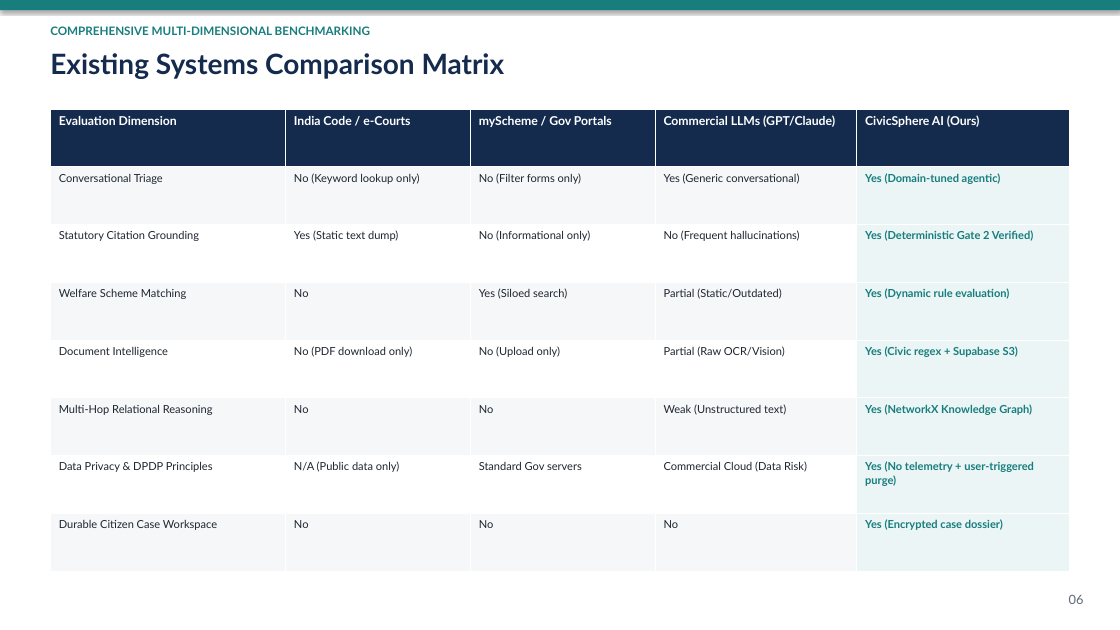
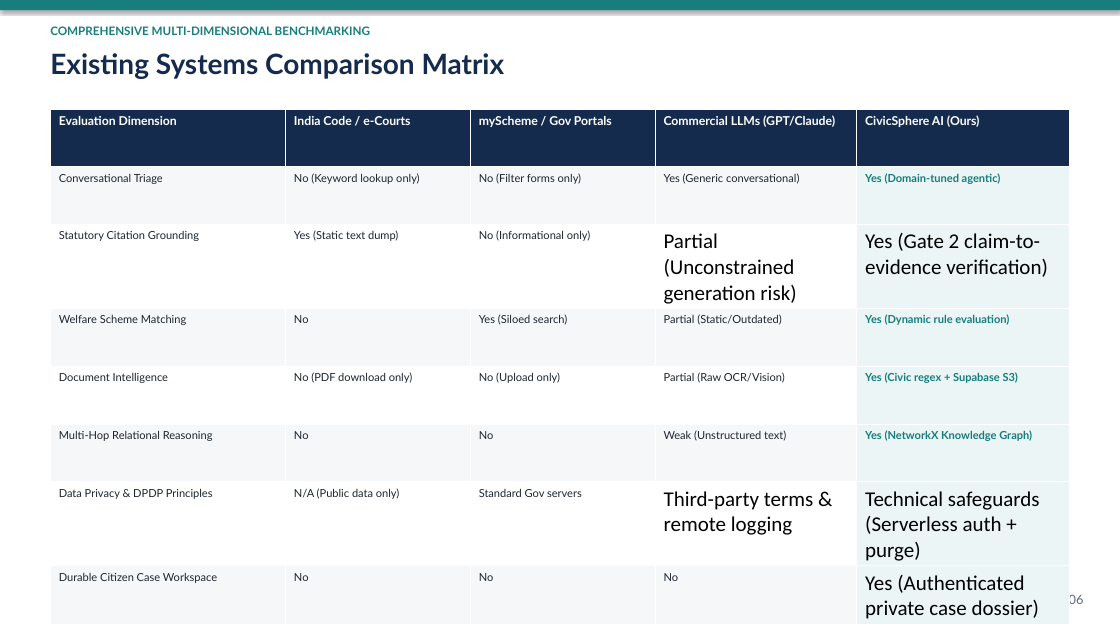
Before and after one commit to DEVANSHSAVLA/Finalyear_MajorProject, a slide deck: slide 6 of docs/review-2-submission/CivicSphere_AI_Review_2_Presentation.pptx. Drawn at 1120x630 pixels with LibreOffice and Linux fonts; fonts in the diff are those of the drawing. Boxes give left, top, right and bottom in pixels: in the first picture for what was removed or moved away, otherwise in the second. Text is boxed around its words. In the diff, an @@ line names an element or a change of style, - is before the commit and + after.

Commit message:
docs(review-2): synchronize report, presentation, manifest, and test evidence for submission sign-off

```diff
--- a/docs/review-2-submission/CivicSphere_AI_Review_2_Presentation.pptx
+++ b/docs/review-2-submission/CivicSphere_AI_Review_2_Presentation.pptx
@@ table at bbox=[50, 109, 1070, 623] @@
-row 3, column 4: No (Frequent hallucinations)
+row 3, column 4: Partial (Unconstrained generation risk)
-row 3, column 5: Yes (Deterministic Gate 2 Verified)
+row 3, column 5: Yes (Gate 2 claim-to-evidence verification)
-row 7, column 4: Commercial Cloud (Data Risk)
+row 7, column 4: Third-party terms & remote logging
-row 7, column 5: Yes (No telemetry + user-triggered purge)
+row 7, column 5: Technical safeguards (Serverless auth + purge)
-row 8, column 5: Yes (Encrypted case dossier)
+row 8, column 5: Yes (Authenticated private case dossier)
```
Also in this commit, not shown: 5 other slides changed, 6 other files.
